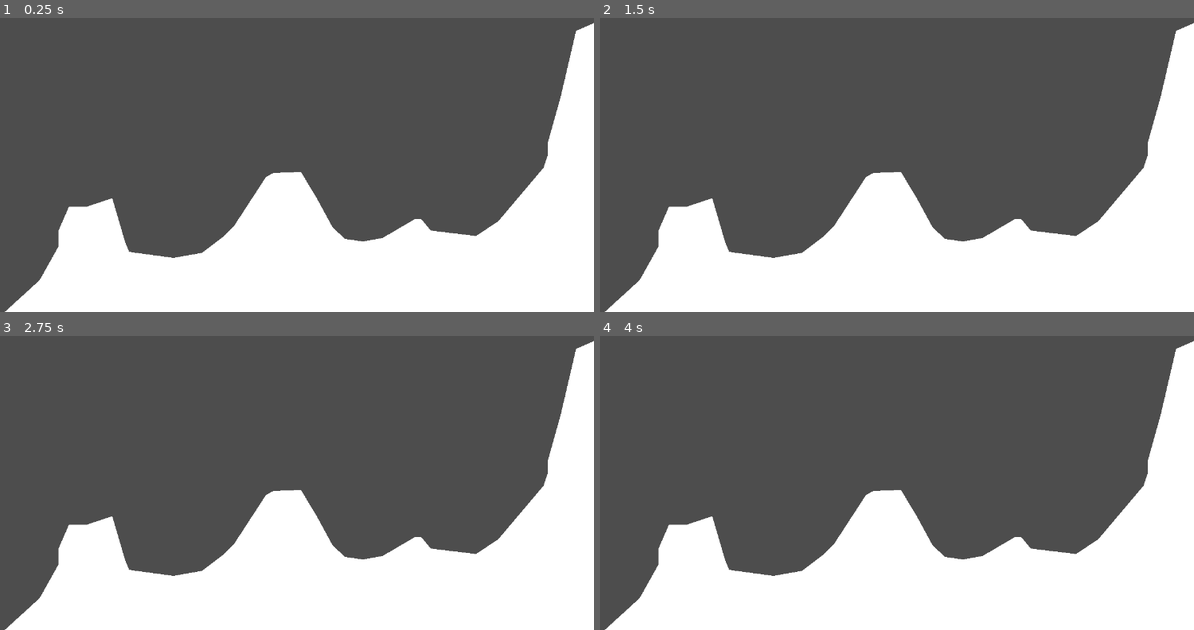
Above: before the commit, frames 1-4 (two rows, left to right).
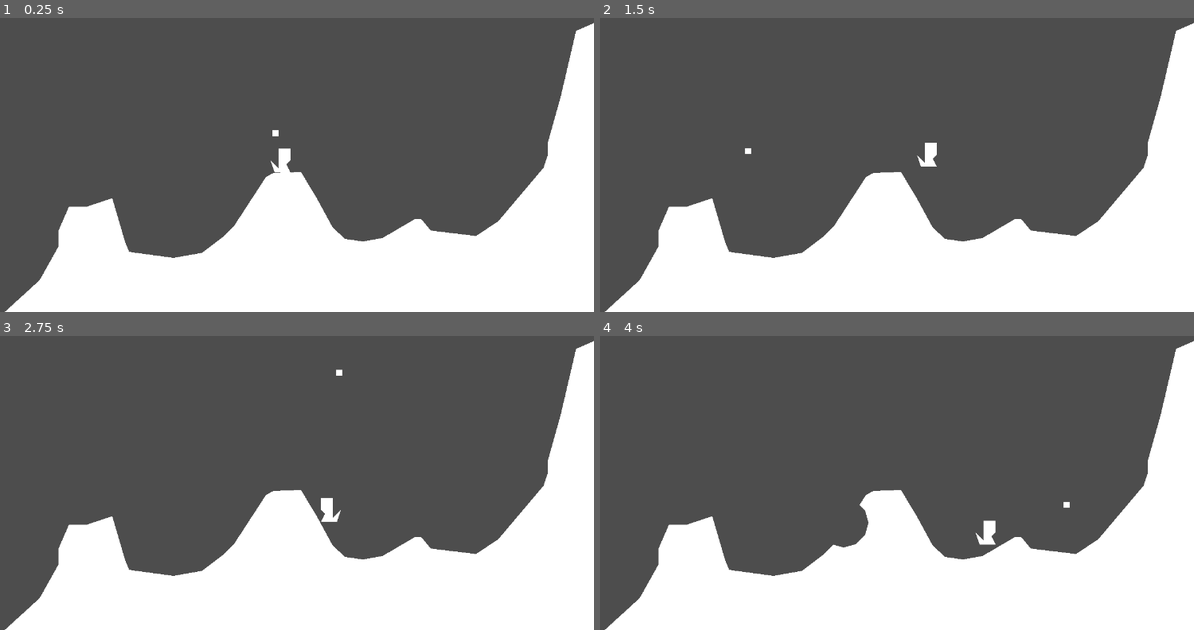
Above: after the commit, the same moments.

Repository: mojunikatowynick/Worms
Game: Godot game, scene res://Scene/main.tscn
Same seed, same stepped clock (60 frames per second), same inputs: the game is played once before the commit and once after it. Before the commit the project starts from res://Scene/bitmaptest.tscn.
Inputs (mouse positions are in pixels of both pictures, inside the frame that each line leads up to):
- Up to frame 1 (0.25 s): no input
- Up to frame 2 (1.5 s): tap Enter at 0.5 s; move the mouse to (1015, 115) at 0.52 s; press the mouse at (1015, 115) at 0.53 s; hold Right (right, bound only after the commit) from 0.53 s (still down); tap Space (jump, bound only after the commit) at 0.77, 0.8, 1.07, 1.35 s; move the mouse to (748, 150) at 1.27 s; release the mouse at (748, 150) at 1.28 s
- Up to frame 3 (2.75 s): tap Space (jump, bound only after the commit) at 1.52, 1.82, 2.3 s; click (148, 468) at 1.55 s; move the mouse to (338, 371) at 2.02 s; release Right (right, bound only after the commit) at 2.03 s; press the mouse at (338, 371) at 2.03 s; hold A (left, bound only after the commit) from 2.03 s (still down)
- Up to frame 4 (4 s): move the mouse to (843, 524) at 2.77 s; release A (left, bound only after the commit) at 2.78 s; release the mouse at (843, 524) at 2.78 s; hold Right (right, bound only after the commit) from 2.78 s (still down); click (843, 524) at 2.85 s; tap Space (jump, bound only after the commit) at 3.02, 3.32, 3.6, 3.77 s; move the mouse to (1069, 503) at 3.52 s

The runs differ from the first frame. In frame 1, 0.2% of the frame differs, in the area x 45-49%, y 38-53%; in frame 2, 0.2%; in frame 3, 0.2%; in frame 4, 0.7%, in the area x 39-80%, y 56-72%.

Commit message:
donedest ground plus worm

Diff:
--- a/Bullet.gd
+++ b/Bullet.gd
@@ -1,9 +1,26 @@
 extends Node2D
 
-# Called every frame. 'delta' is the elapsed time since the previous frame.
-func _process(delta):
+@onready var collision_operator = $aim/CollisionPolygon2D
+var collider
+
+func _process(_delta):
+	mouse_track()
+	collision_operator_disabled()
+
+func mouse_track():
 	var mouse_pos = get_global_mouse_position()
 	$aim.global_position = mouse_pos
 
-	if Input.is_action_just_pressed("boom"):
-		pass
+func collision_operator_disabled():
+	if Input.is_action_pressed("boom"):
+		collision_operator.set_deferred("disabled", false)
+	elif Input.is_action_just_released("boom"):
+		collision_operator.set_deferred("disabled", true)
+	else :
+		collision_operator.set_deferred("disabled", true)
+
+
+func _on_aim_body_entered(body):
+	collider = body
+	if "clip" in collider.get_parent():
+		collider.get_parent().clip(collision_operator)
--- a/Scene/bitmaptest.gd
+++ b/Scene/bitmaptest.gd
@@ -1,21 +1,20 @@
 extends Node2D
 
+func _ready():
 
-# Called when the node enters the scene tree for the first time.
-func _ready():
 	$StaticBody2D/CollisionPolygon2D.polygon = $Polygon2D.polygon
 
-# Called every frame. 'delta' is the elapsed time since the previous frame.
 func clip(poly):
+
 	var offset_poly = Polygon2D.new()
 	offset_poly.global_position = Vector2.ZERO
 
 	var new_values = []
 	for point in poly.polygon:
 		new_values.append(point+poly.global_position)
-	offset_poly.polygon = PackedVector2Array(new_values)
+	offset_poly = PackedVector2Array(new_values)
 
-	var res = Geometry2D.clip_polygons(Polygon2D.polygon, offset_poly.polygon)
+	var res = Geometry2D.clip_polygons($Polygon2D.polygon, offset_poly)
 
 	$Polygon2D.polygon = res[0]
 	$StaticBody2D/CollisionPolygon2D.set_deferred("polygon", res[0])
--- a/Scene/bullet.tscn
+++ b/Scene/bullet.tscn
@@ -1,11 +1,8 @@
-[gd_scene load_steps=4 format=3 uid="uid://bbecy0lg6nyxj"]
+[gd_scene load_steps=3 format=3 uid="uid://bbecy0lg6nyxj"]
 
 [ext_resource type="Script" path="res://Bullet.gd" id="1_a58ep"]
 
 [sub_resource type="CanvasTexture" id="CanvasTexture_5t76v"]
-
-[sub_resource type="CircleShape2D" id="CircleShape2D_3p0uu"]
-radius = 50.0
 
 [node name="Bullet" type="Node2D"]
 script = ExtResource("1_a58ep")
@@ -17,5 +14,7 @@
 scale = Vector2(12, 12)
 texture = SubResource("CanvasTexture_5t76v")
 
-[node name="CollisionShape2D" type="CollisionShape2D" parent="aim"]
-shape = SubResource("CircleShape2D_3p0uu")
+[node name="CollisionPolygon2D" type="CollisionPolygon2D" parent="aim"]
+polygon = PackedVector2Array(0, 50, 25, 43, 43, 25, 50, 0, 43, -25, 25, -43, 0, -50, -25, -43, -43, -25, -50, 0, -43, 25, -25, 43)
+
+[connection signal="body_entered" from="aim" to="." method="_on_aim_body_entered"]
--- /dev/null
+++ b/Scene/main.tscn
@@ -0,0 +1,14 @@
+[gd_scene load_steps=4 format=3 uid="uid://ditoou4g7rmlj"]
+
+[ext_resource type="PackedScene" uid="uid://cril5vmewcbqo" path="res://Scene/bitmaptest.tscn" id="1_enh40"]
+[ext_resource type="PackedScene" uid="uid://bbecy0lg6nyxj" path="res://Scene/bullet.tscn" id="2_qf8ee"]
+[ext_resource type="PackedScene" uid="uid://clcn4ycjgav8r" path="res://Scene/worm.tscn" id="3_u87op"]
+
+[node name="Main" type="Node2D"]
+
+[node name="TerrainTest" parent="." instance=ExtResource("1_enh40")]
+
+[node name="Bullet" parent="." instance=ExtResource("2_qf8ee")]
+
+[node name="Worm" parent="." instance=ExtResource("3_u87op")]
+position = Vector2(654, 396)
--- /dev/null
+++ b/Scene/worm.gd
@@ -0,0 +1,25 @@
+extends CharacterBody2D
+
+var gravity = ProjectSettings.get_setting("physics/2d/default_gravity")
+@export var jump_speed: int = -350
+@export var move_speed: int = 100
+
+func _physics_process(delta):
+
+	sprite_scalling()
+	move_and_slide()
+	movement(delta)
+
+func sprite_scalling():
+	if velocity.x > 0:
+		$Polygon2D.scale.x = 1
+	elif velocity.x < 0:
+		$Polygon2D.scale.x = -1
+
+func movement(delta):
+	velocity.y += gravity * delta
+	var direction = Input.get_axis("left","right")
+	velocity.x = direction * move_speed
+
+	if Input.is_action_just_pressed("jump") and is_on_floor():
+		velocity.y = jump_speed
--- /dev/null
+++ b/Scene/worm.tscn
@@ -0,0 +1,16 @@
+[gd_scene load_steps=3 format=3 uid="uid://clcn4ycjgav8r"]
+
+[ext_resource type="Script" path="res://Scene/worm.gd" id="1_jcqn5"]
+
+[sub_resource type="RectangleShape2D" id="RectangleShape2D_qub5h"]
+size = Vector2(32, 48)
+
+[node name="Worm" type="CharacterBody2D"]
+floor_max_angle = 1.38754
+script = ExtResource("1_jcqn5")
+
+[node name="Polygon2D" type="Polygon2D" parent="."]
+polygon = PackedVector2Array(16, -24, -8, -24, -8, 16, -24, 0, -16, 24, 16, 24, 8, 8, 16, 0)
+
+[node name="CollisionShape2D" type="CollisionShape2D" parent="."]
+shape = SubResource("RectangleShape2D_qub5h")
--- a/project.godot
+++ b/project.godot
@@ -11,7 +11,7 @@
 [application]
 
 config/name="test area"
-run/main_scene="res://Scene/bitmaptest.tscn"
+run/main_scene="res://Scene/main.tscn"
 config/features=PackedStringArray("4.2", "Mobile")
 config/icon="res://icon.svg"
 
@@ -27,6 +27,40 @@
 "events": [Object(InputEventMouseButton,"resource_local_to_scene":false,"resource_name":"","device":-1,"window_id":0,"a …(253 unchanged characters)…
 ]
 }
+left={
+"deadzone": 0.5,
+"events": [Object(InputEventKey,"resource_local_to_scene":false,"resource_name":"","device":-1,"window_id":0,"alt_pressed":false,"shift_pressed":false,"ctrl_pressed":false,"meta_pressed":false,"pressed":false,"keycode":0,"physical_keycode":65,"key_label":0,"unicode":97,"echo":false,"script":null)
+, Object(InputEventKey,"resource_local_to_scene":false,"resource_name":"","device":-1,"window_id":0,"alt_pressed":false,"shift_pressed":false,"ctrl_pressed":false,"meta_pressed":false,"pressed":false,"keycode":0,"physical_keycode":4194319,"key_label":0,"unicode":0,"echo":false,"script":null)
+]
+}
+right={
+"deadzone": 0.5,
+"events": [Object(InputEventKey,"resource_local_to_scene":false,"resource_name":"","device":-1,"window_id":0,"alt_pressed":false,"shift_pressed":false,"ctrl_pressed":false,"meta_pressed":false,"pressed":false,"keycode":0,"physical_keycode":4194321,"key_label":0,"unicode":0,"echo":false,"script":null)
+, Object(InputEventKey,"resource_local_to_scene":false,"resource_name":"","device":-1,"window_id":0,"alt_pressed":false,"shift_pressed":false,"ctrl_pressed":false,"meta_pressed":false,"pressed":false,"keycode":0,"physical_keycode":68,"key_label":0,"unicode":100,"echo":false,"script":null)
+]
+}
+up={
+"deadzone": 0.5,
+"events": [Object(InputEventKey,"resource_local_to_scene":false,"resource_name":"","device":-1,"window_id":0,"alt_pressed":false,"shift_pressed":false,"ctrl_pressed":false,"meta_pressed":false,"pressed":false,"keycode":0,"physical_keycode":87,"key_label":0,"unicode":119,"echo":false,"script":null)
+, Object(InputEventKey,"resource_local_to_scene":false,"resource_name":"","device":-1,"window_id":0,"alt_pressed":false,"shift_pressed":false,"ctrl_pressed":false,"meta_pressed":false,"pressed":false,"keycode":0,"physical_keycode":4194320,"key_label":0,"unicode":0,"echo":false,"script":null)
+]
+}
+down={
+"deadzone": 0.5,
+"events": [Object(InputEventKey,"resource_local_to_scene":false,"resource_name":"","device":-1,"window_id":0,"alt_pressed":false,"shift_pressed":false,"ctrl_pressed":false,"meta_pressed":false,"pressed":false,"keycode":0,"physical_keycode":83,"key_label":0,"unicode":115,"echo":false,"script":null)
+, Object(InputEventKey,"resource_local_to_scene":false,"resource_name":"","device":-1,"window_id":0,"alt_pressed":false,"shift_pressed":false,"ctrl_pressed":false,"meta_pressed":false,"pressed":false,"keycode":0,"physical_keycode":4194322,"key_label":0,"unicode":0,"echo":false,"script":null)
+]
+}
+jump={
+"deadzone": 0.5,
+"events": [Object(InputEventKey,"resource_local_to_scene":false,"resource_name":"","device":-1,"window_id":0,"alt_pressed":false,"shift_pressed":false,"ctrl_pressed":false,"meta_pressed":false,"pressed":false,"keycode":0,"physical_keycode":32,"key_label":0,"unicode":32,"echo":false,"script":null)
+]
+}
+menu={
+"deadzone": 0.5,
+"events": [Object(InputEventKey,"resource_local_to_scene":false,"resource_name":"","device":-1,"window_id":0,"alt_pressed":false,"shift_pressed":false,"ctrl_pressed":false,"meta_pressed":false,"pressed":false,"keycode":0,"physical_keycode":70,"key_label":0,"unicode":102,"echo":false,"script":null)
+]
+}
 
 [rendering]
 
